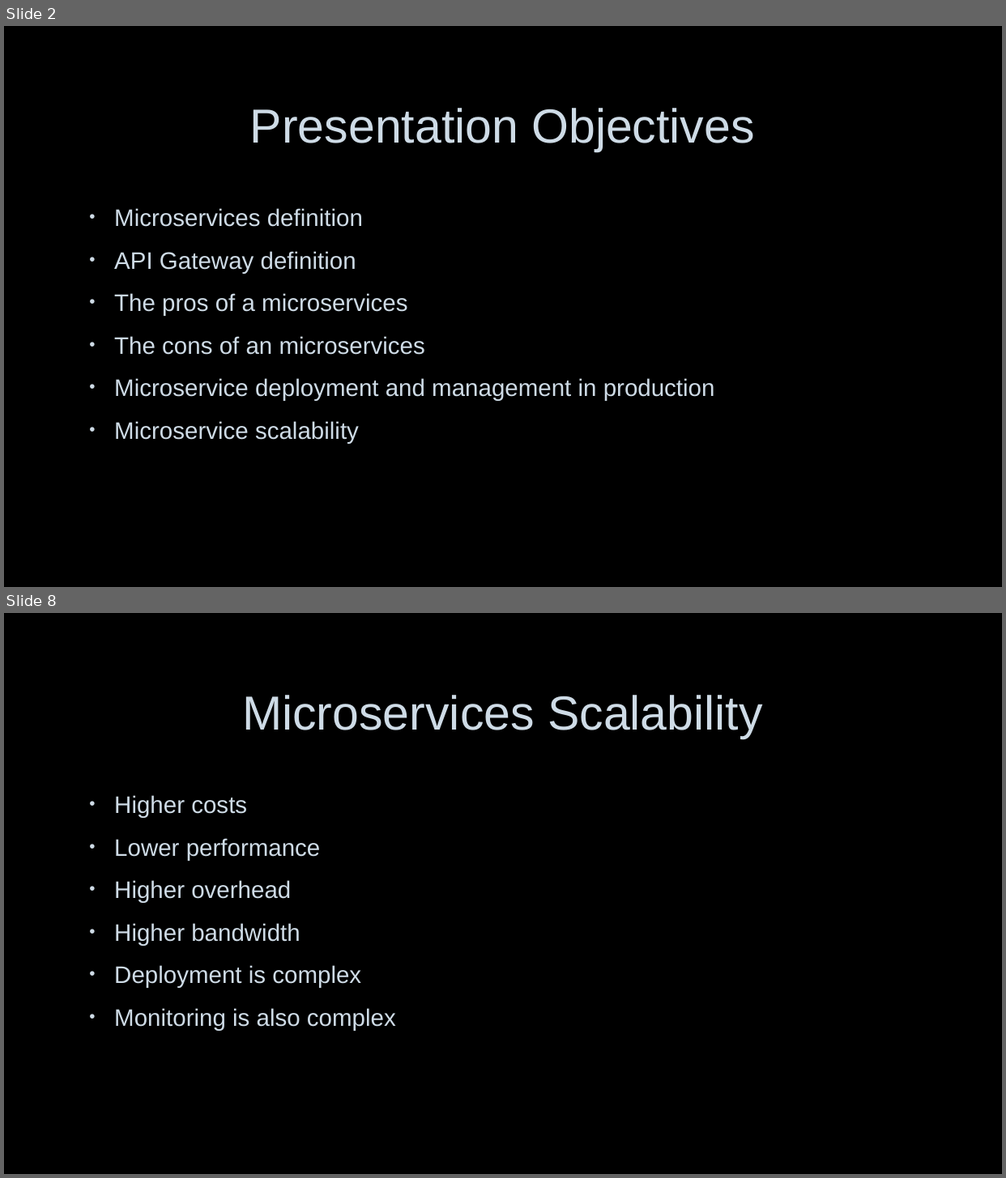
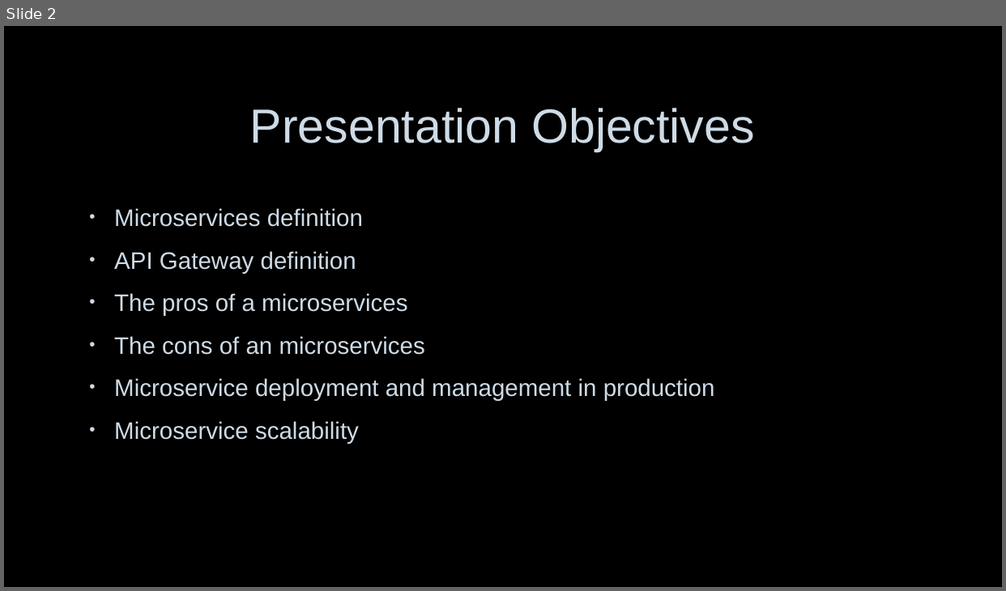
Before and after one commit to nerdommicro/WEB-420, a slide deck: week8/nesbitt-week8.pptx. Shown one above the other, each under a label of ours: slides 2 and 8 before the commit, slide 2 after it; the slides between them are not shown. The pictures are 1006x1178 and 1006x591 pixels, drawn with LibreOffice and Linux fonts; fonts in the diff are those of the drawing; background and template pictures are left out. Boxes give left, top, right and bottom in pixels: in the first picture for what was removed or moved away, otherwise in the second. Text is boxed around its words. In the diff, an @@ line names an element or a change of style, - is before the commit and + after.

```diff
--- a/week8/nesbitt-week8.pptx
+++ b/week8/nesbitt-week8.pptx
@@ slide 8 removed at [4, 613, 1002, 1174], background picture (left out) @@
@@ title removed at [242, 695, 763, 739] @@
-Microservices Scalability
@@ text removed at [114, 795, 396, 1030] @@
-• Higher costs
-• Lower performance
-• Higher overhead
-• Higher bandwidth
-• Deployment is complex
-• Monitoring is also complex
```
Also in this commit, not shown: 5 slides changed, 1 slide added, 1 other slide removed.
